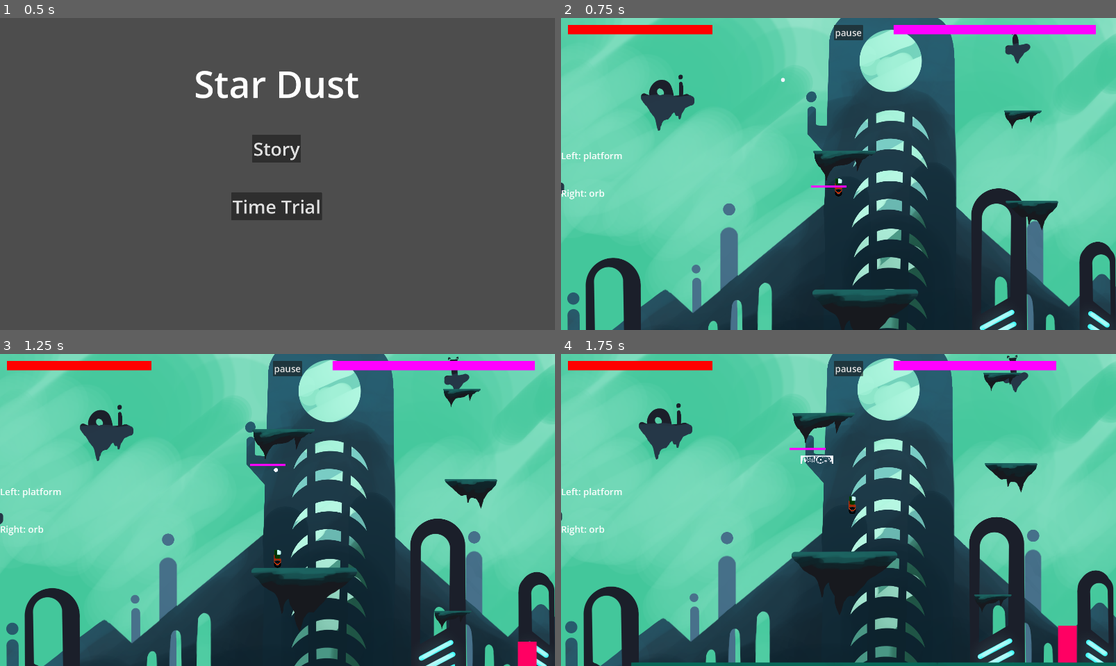
Above: before the commit, frames 1-4 (two rows, left to right).
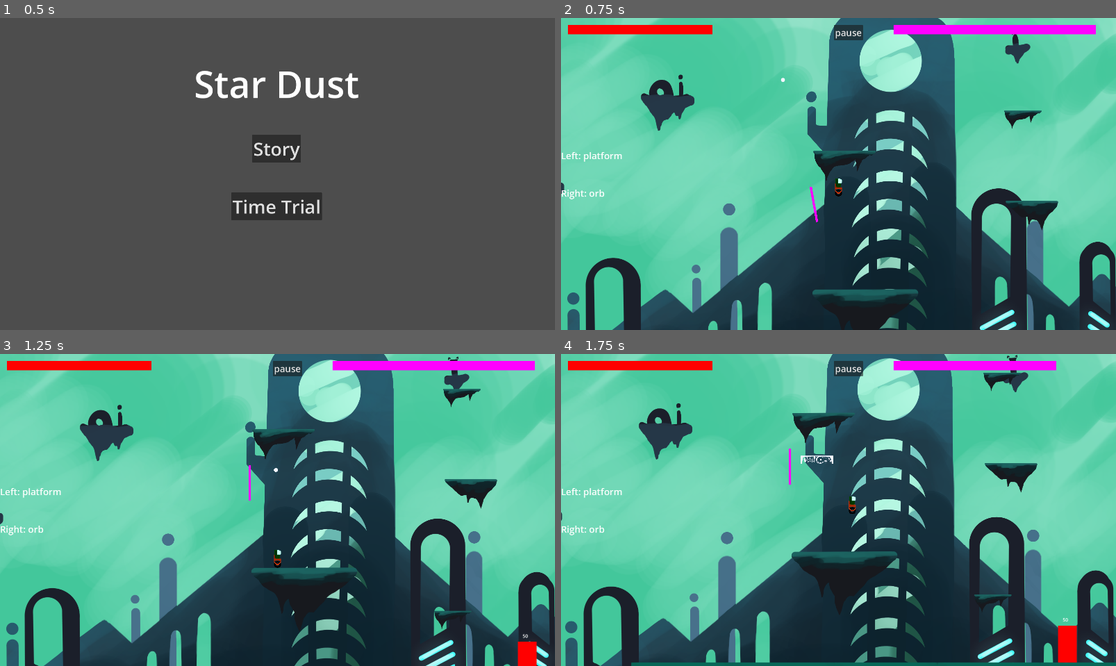
Above: after the commit, the same moments.

Repository: xjarlie/godot-platformer-test
Game: Godot game, scene res://start_menu.tscn
The game is run twice, just before and just after one commit, with the same random seed, the same clock (stepped at 60 frames per second) and the same inputs.
Inputs (mouse positions are in pixels of both pictures, inside the frame that each line leads up to):
- Up to frame 1 (0.5 s): no input
- Up to frame 2 (0.75 s): click "Story" at 0.5 s
- Up to frame 3 (1.25 s): no input
- Up to frame 4 (1.75 s): move the mouse to (838, 472) at 1.27 s; press the mouse at (838, 472) at 1.28 s; hold D (move_right) from 1.28 s (still down); tap Space (jump) at 1.52 s

Frame 1 is identical in both runs. In frame 2, less than 0.1% of the frame differs, in the area x 44-52%, y 53-66%; in frame 3, 0.4%; in frame 4, 0.5%, in the area x 41-93%, y 30-99%.

Commit message:
bish bash bosh

Diff:
--- a/characters/goon.gd
+++ b/characters/goon.gd
@@ -1,11 +1,49 @@
-extends Area2D
+extends CharacterBody2D
 
+@export var max_health = 50;
+var health;
+@export var gravity = 3000;
+
+var starting_pos;
 
 # Called when the node enters the scene tree for the first time.
 func _ready():
-	pass # Replace with function body.
+	health = max_health;
+	starting_pos = position;
+	begin();
 
+func begin():
+	position = starting_pos;
+	show();
 
 # Called every frame. 'delta' is the elapsed time since the previous frame.
 func _process(delta):
-	pass
+	$Label.text = str(health);
+
+func _physics_process(delta):
+
+	velocity.y = delta * gravity;
+	move_and_slide();
+	resolve_health();
+
+func resolve_health():
+	if (health <= 0):
+		health = 0;
+		die();
+	if (health> max_health):
+		health = max_health;
+
+
+func die():
+	print("goon dead");
+	health = max_health;
+	hide();
+
+func damage(amt: int):
+	health -= amt;
+
+
+
+func _on_body_collision_area_body_entered(body):
+	if (body.is_in_group("player")):
+		body.damage(10);
--- a/characters/goon.tscn
+++ b/characters/goon.tscn
@@ -1,21 +1,41 @@
-[gd_scene load_steps=4 format=3 uid="uid://dey0ow6mfceji"]
+[gd_scene load_steps=5 format=3 uid="uid://dey0ow6mfceji"]
 
 [ext_resource type="Script" path="res://characters/goon.gd" id="1_ritrp"]
 
-[sub_resource type="RectangleShape2D" id="RectangleShape2D_4uci3"]
-size = Vector2(64, 128)
+[sub_resource type="PlaceholderTexture2D" id="PlaceholderTexture2D_dmb8x"]
 
-[sub_resource type="PlaceholderTexture2D" id="PlaceholderTexture2D_id6rj"]
+[sub_resource type="CapsuleShape2D" id="CapsuleShape2D_lh85i"]
+radius = 32.0
+height = 128.0
 
-[node name="Goon" type="Area2D"]
-collision_layer = 8
+[sub_resource type="CapsuleShape2D" id="CapsuleShape2D_npvnv"]
+radius = 33.0
+height = 130.0
+
+[node name="Goon" type="CharacterBody2D" groups=["goon"]]
+collision_layer = 256
+collision_mask = 513
 script = ExtResource("1_ritrp")
 
+[node name="Sprite2D" type="Sprite2D" parent="."]
+modulate = Color(1, 0, 0, 1)
+scale = Vector2(64, 128)
+texture = SubResource("PlaceholderTexture2D_dmb8x")
+
 [node name="CollisionShape2D" type="CollisionShape2D" parent="."]
-shape = SubResource("RectangleShape2D_4uci3")
+shape = SubResource("CapsuleShape2D_lh85i")
 
-[node name="Sprite2D" type="Sprite2D" parent="."]
-modulate = Color(1, 0, 0.388235, 1)
-position = Vector2(0, 1.90735e-06)
-scale = Vector2(64, 128)
-texture = SubResource("PlaceholderTexture2D_id6rj")
+[node name="Label" type="Label" parent="."]
+offset_left = -16.0
+offset_top = -96.0
+offset_right = 24.0
+offset_bottom = -73.0
+text = "50"
+
+[node name="BodyCollisionArea" type="Area2D" parent="."]
+
+[node name="CollisionShape2D" type="CollisionShape2D" parent="BodyCollisionArea"]
+position = Vector2(0, -1)
+shape = SubResource("CapsuleShape2D_npvnv")
+
+[connection signal="body_entered" from="BodyCollisionArea" to="." method="_on_body_collision_area_body_entered"]
--- a/characters/spirit.gd
+++ b/characters/spirit.gd
@@ -17,6 +17,9 @@
 const STARTING_STAMINA = 200;
 var stamina = STARTING_STAMINA;
 
+@export var slash_damage = 10;
+var slash_in_progress = false;
+
 var gameState = {
 	"left_action": "platform",
 	"right_action": "orb"
@@ -26,6 +29,7 @@
 	begin();
 
 func begin():
+	$SlashSprite.hide();
 	$MoonPlatform.hide();
 	$MoonPlatform.get_node("CollisionShape2D").disabled = true;
 	position = Vector2.ZERO;
@@ -92,6 +96,18 @@
 			var rounded_angle = current;
 			print(rounded_angle);
 			$SlashArea.rotation = rounded_angle;
+			$SlashSprite.rotation = rounded_angle - PI/8;
+			rotate_slash_sprite(PI/4, 0.1);
+
+			# Check for damage dealt
+			var bodies = $SlashArea.get_overlapping_bodies();
+			print(bodies);
+			for body in bodies:
+				if (body.is_in_group("goon")):
+					body.damage(slash_damage);
+
+		else:
+			slash_in_progress = false;
 
 	if (Input.is_action_just_pressed("right_click")):
 		if (gameState.right_action == "javelin"):
@@ -150,3 +166,20 @@
 
 func _on_mouse_exited():
 	touching_mouse = false;
+
+var slash_sprite_rotating = false;
+func rotate_slash_sprite(total_amount, time):
+	if (slash_sprite_rotating):
+		return;
+
+	const INTERVAL = 0.01;
+	var repeats = round(time / INTERVAL);
+	var amount = total_amount / repeats;
+
+	slash_sprite_rotating = true;
+	$SlashSprite.show();
+	for i in range(0, repeats):
+		$SlashSprite.rotate(amount);
+		await get_tree().create_timer(INTERVAL).timeout;
+	$SlashSprite.hide();
+	slash_sprite_rotating = false;
--- a/characters/spirit.tscn
+++ b/characters/spirit.tscn
@@ -14,6 +14,8 @@
 gravity = Vector3(0, 0, 0)
 orbit_velocity_min = 0.0
 orbit_velocity_max = 0.0
+
+[sub_resource type="PlaceholderTexture2D" id="PlaceholderTexture2D_4pq32"]
 
 [node name="Spirit" type="CharacterBody2D" groups=["spirit"]]
 collision_layer = 4
@@ -35,15 +37,6 @@
 [node name="CollisionShape2D" parent="MoonPlatform" index="1"]
 position = Vector2(5, 0)
 
-[node name="SlashArea" type="Area2D" parent="."]
-collision_layer = 512
-collision_mask = 256
-
-[node name="CollisionPolygon2D" type="CollisionPolygon2D" parent="SlashArea"]
-rotation = 6.28319
-scale = Vector2(6.90119, 6.90119)
-polygon = PackedVector2Array(0, 0, 10, 4.5, 10, -4.5)
-
 [node name="AnimatedSprite2D" type="AnimatedSprite2D" parent="."]
 position = Vector2(0, -4.76837e-07)
 scale = Vector2(0.285714, 0.285714)
@@ -58,7 +51,24 @@
 lifetime = 10.0
 trail_enabled = true
 
+[node name="SlashArea" type="Area2D" parent="."]
+collision_layer = 512
+collision_mask = 256
+
+[node name="CollisionPolygon2D" type="CollisionPolygon2D" parent="SlashArea"]
+position = Vector2(0, 1.90735e-06)
+rotation = 6.28319
+scale = Vector2(10.5579, 10.5579)
+polygon = PackedVector2Array(0, 0, 10, 4.5, 10, -4.5)
+
+[node name="SlashSprite" type="Sprite2D" parent="."]
+position = Vector2(-2.62698e-06, 1.7228e-07)
+scale = Vector2(113.839, 12)
+texture = SubResource("PlaceholderTexture2D_4pq32")
+offset = Vector2(0.5, 0)
+
 [connection signal="mouse_entered" from="." to="." method="_on_mouse_entered"]
 [connection signal="mouse_exited" from="." to="." method="_on_mouse_exited"]
+[connection signal="body_entered" from="SlashArea" to="." method="_on_slash_area_body_entered"]
 
 [editable path="MoonPlatform"]
--- a/utilities/vine.gd
+++ b/utilities/vine.gd
@@ -21,7 +21,7 @@
 func _physics_process(delta):
 	var angle_from_rest: float = current_angle - PI/2;
 	if (round(angle_from_rest*10) != 0):
-		angular_velocity += lerp(angular_velocity, -MAX_ANGULAR_SPEED*sign(angle_from_rest), 0.1);
+		angular_velocity = lerp(angular_velocity, -MAX_ANGULAR_SPEED*sign(angle_from_rest), 0.1);
 		current_angle += angular_velocity * delta;
 
 func add_velocity(v: Vector2):
Not shown: 1 places in characters/spirit.tscn that only renumber resources
